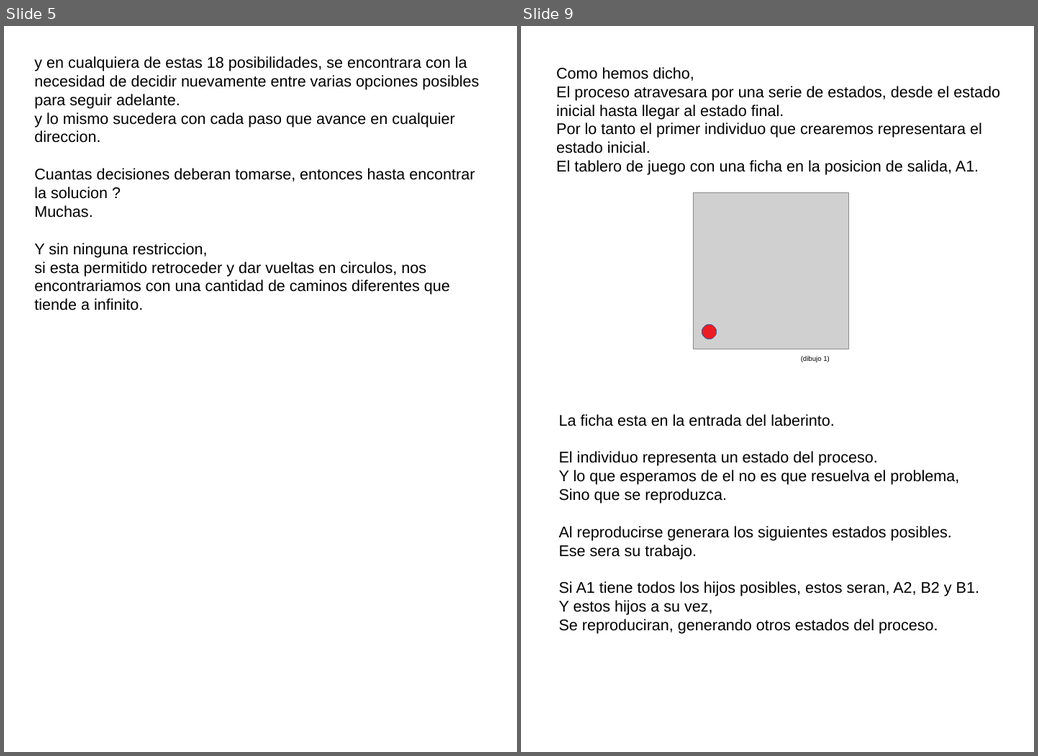
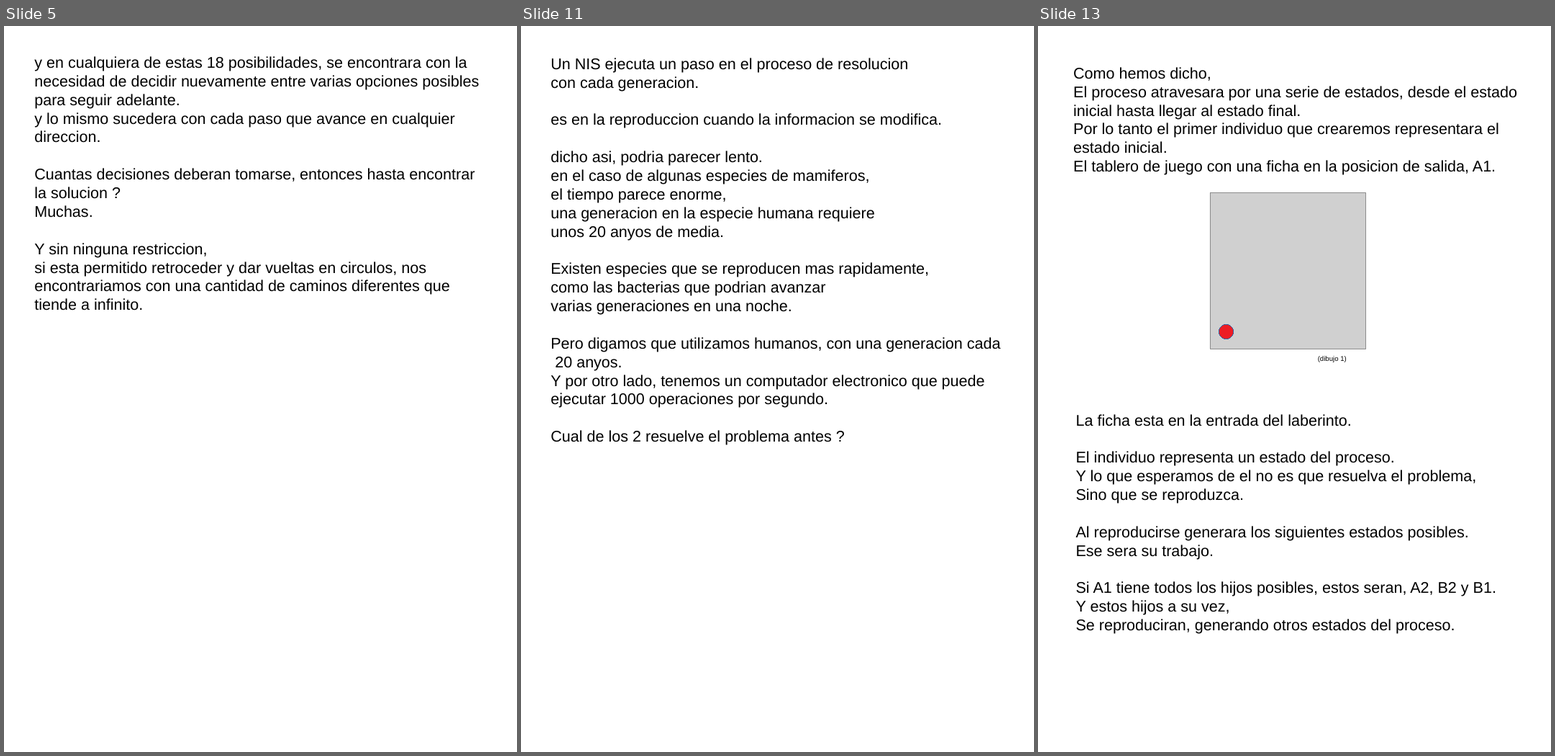
Before and after one commit to fabhrius/La-Cosa, a slide deck: capitulos/Potencia del sistema/Potencia del sistema.odp. Shown side by side, each under a label of ours: slides 5 and 9 before the commit, slides 5, 11 and 13 after it; the slides between them are not shown. The pictures are 1038x756 and 1555x756 pixels, drawn with LibreOffice and Linux fonts; fonts in the diff are those of the drawing; grey boxes stand for pictures. Boxes give left, top, right and bottom in pixels: in the first picture for what was removed or moved away, otherwise in the second. Text is boxed around its words. In the diff, an @@ line names an element or a change of style, - is before the commit and + after.

```diff
--- a/capitulos/Potencia del sistema/Potencia del sistema.odp
+++ b/capitulos/Potencia del sistema/Potencia del sistema.odp
@@ slide 11 added at [521, 26, 1034, 752], background #FFFFFF @@
@@ text added at [551, 58, 1001, 445], 18 pt, text #000000 @@
+Un NIS ejecuta un paso en el proceso de resolucion
+con cada generacion.
+es en la reproduccion cuando la informacion se modifica.
+dicho asi, podria parecer lento.
+en el caso de algunas especies de mamiferos,
+el tiempo parece enorme,
+una generacion en la especie humana requiere
+unos 20 anyos de media.
+Existen especies que se reproducen mas rapidamente,
+como las bacterias que podrian avanzar
+varias generaciones en una noche.
+Pero digamos que utilizamos humanos, con una generacion cada 20 anyos.
+Y por otro lado, tenemos un computador electronico que puede ejecutar 1000 operaciones por segundo.
+Cual de los 2 resuelve el problema antes ?
@@ what was slide 9 is now slide 13 @@
```
Also in this commit, not shown: 1 slide changed, 5 other slides added, 2 slides removed, 1 other file.
